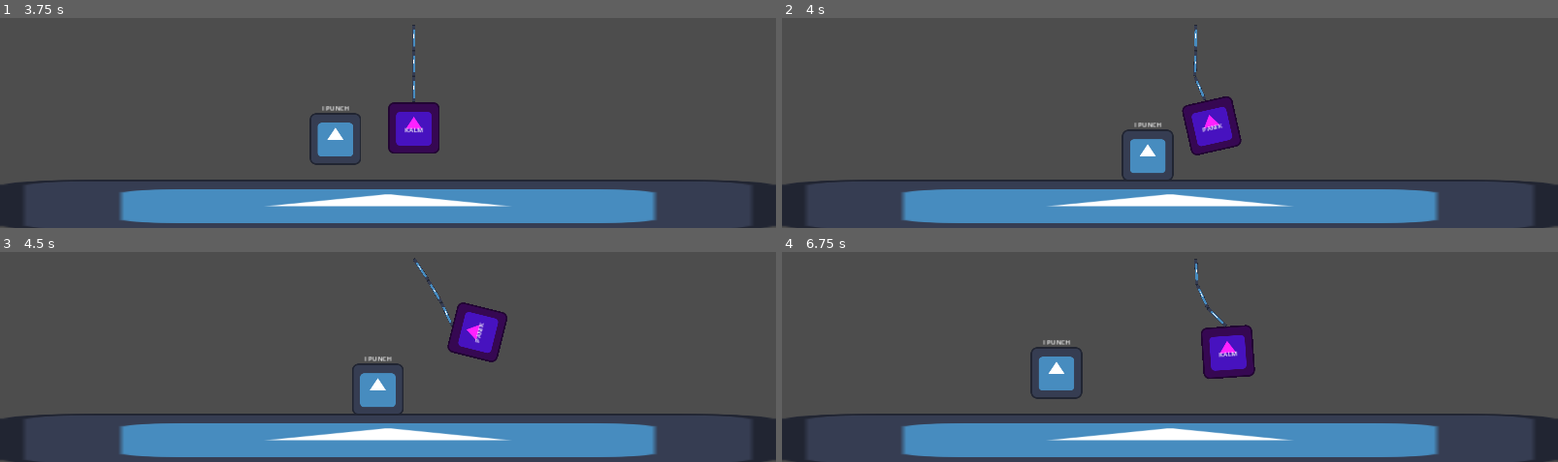
Above: before the commit, frames 1-4 (two rows, left to right).
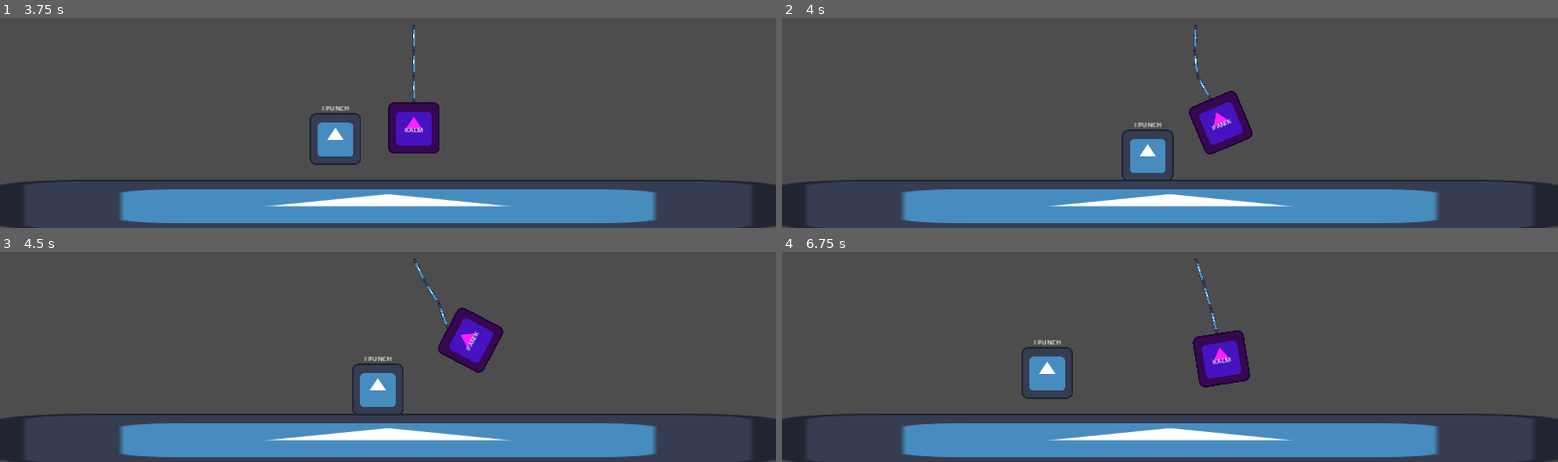
Above: after the commit, the same moments.

Repository: ivanbalhawan/punching-bag
Game: Godot game, scene res://room.tscn
The game is run twice, just before and just after one commit, with the same random seed, the same clock (stepped at 60 frames per second) and the same inputs. The project has no main scene, so this scene is started directly. The engine's default icon, where the game draws it, is replaced by a stand-in: a white triangle on a blue panel in a dark square.
Inputs:
- Up to frame 1 (3.75 s): tap Enter (punch) at 0.5, 0.6, 1.35, 2.1, 2.85, 3.6 s; hold D (move_right) 0.53-2.03 s; tap Space (jump) at 0.77, 1.52, 3.02 s; hold A (move_left) 2.03-2.78 s; hold D (move_right) from 2.78 s (still down)
- Up to frame 2 (4 s): keep holding D (move_right); tap Space (jump) at 3.77 s
- Up to frame 3 (4.5 s): release D (move_right) at 4.28 s; hold A (move_left) from 4.28 s (still down); tap Enter (punch) at 4.35 s
- Up to frame 4 (6.75 s): tap Space (jump) at 4.52, 6.02 s; release A (move_left) at 5.03 s; hold D (move_right) 5.03-5.78 s; tap Enter (punch) at 5.1, 5.85, 6.6 s; hold A (move_left) from 5.78 s (still down)

Frame 1 is identical in both runs. In frame 2, 1.4% of the frame differs, in the area x 51-61%, y 5-66%; in frame 3, 1.7%; in frame 4, 2.5%, in the area x 30-61%, y 4-71%.

Commit message:
use custom hitbox and hurtbox nodes

Diff:
--- /dev/null
+++ b/HitBox.gd
@@ -0,0 +1,18 @@
+class_name HitBox
+extends Area2D
+
+
+@export var force: int = 500;
+
+# Called when the node enters the scene tree for the first time.
+func _init():
+    collision_layer = 2;
+    collision_mask = 0;
+
+func _ready():
+    pass
+
+
+# Called every frame. 'delta' is the elapsed time since the previous frame.
+func _process(delta):
+    pass
--- /dev/null
+++ b/HurtBox.gd
@@ -0,0 +1,29 @@
+class_name HurtBox
+extends Area2D
+
+# Called when the node enters the scene tree for the first time.
+func _init():
+    collision_layer = 0;
+    collision_mask = 2;
+
+
+# Called every frame. 'delta' is the elapsed time since the previous frame.
+func _process(delta):
+    pass
+
+func _on_area_entered(hitbox: HitBox):
+    if hitbox == null:
+        return
+    if owner.has_method("take_hit"):
+        var local_position = self.global_position.x
+        var other_position = hitbox.global_position.x
+        var direction = Vector2(1, 0)
+        if local_position > other_position:
+            direction = Vector2(1, 0)
+        else:
+            direction = Vector2(-1, 0)
+        var push_force = hitbox.force * direction
+        owner.take_hit(push_force)
+
+func _ready():
+    self.area_entered.connect(_on_area_entered)
--- a/character/CharacterBody2D.gd
+++ b/character/CharacterBody2D.gd
@@ -7,7 +7,7 @@
 # Get the gravity from the project settings to be synced with RigidBody nodes.
 var gravity = ProjectSettings.get_setting("physics/2d/default_gravity")
 var orientation = 1
-@onready var hitbox = $Hitbox/CollisionShape2D
+@onready var hitbox = $HitBox/CollisionShape2D
 @onready var label = $Label
 @onready var timer = $Timer
 @onready var sprite = $Sprite2D
--- a/character/character.tscn
+++ b/character/character.tscn
@@ -1,13 +1,14 @@
-[gd_scene load_steps=5 format=3 uid="uid://vngkb0wit5bc"]
+[gd_scene load_steps=6 format=3 uid="uid://vngkb0wit5bc"]
 
 [ext_resource type="Script" path="res://character/CharacterBody2D.gd" id="1_yav5t"]
 [ext_resource type="Texture2D" uid="uid://b2bi0rm6kdp8j" path="res://icon.svg" id="2_0wx7t"]
+[ext_resource type="Script" path="res://HitBox.gd" id="3_bksil"]
 
 [sub_resource type="RectangleShape2D" id="RectangleShape2D_f2s3j"]
 size = Vector2(128, 128)
 
-[sub_resource type="RectangleShape2D" id="RectangleShape2D_jken6"]
-size = Vector2(49, 33)
+[sub_resource type="RectangleShape2D" id="RectangleShape2D_hsla0"]
+size = Vector2(96, 32)
 
 [node name="CharacterBody2D" type="CharacterBody2D"]
 script = ExtResource("1_yav5t")
@@ -38,13 +39,14 @@
 wait_time = 0.41
 one_shot = true
 
-[node name="Hitbox" type="Area2D" parent="."]
+[node name="HitBox" type="Area2D" parent="."]
 collision_layer = 2
-collision_mask = 2
+collision_mask = 0
+script = ExtResource("3_bksil")
 
-[node name="CollisionShape2D" type="CollisionShape2D" parent="Hitbox"]
+[node name="CollisionShape2D" type="CollisionShape2D" parent="HitBox"]
 position = Vector2(64, -16)
-shape = SubResource("RectangleShape2D_jken6")
+shape = SubResource("RectangleShape2D_hsla0")
 disabled = true
 
 [connection signal="timeout" from="Timer" to="." method="_on_timer_timeout"]
--- a/punching_bag/punching_bag_body.gd
+++ b/punching_bag/punching_bag_body.gd
@@ -3,39 +3,21 @@
 @onready var label = $Label
 @onready var timer = $Timer
 
+func _on_timer_timeout():
+    label.text = "KALM"
 
 func _ready():
-    pass # Replace with function body.
-
+    get_node("Timer").timeout.connect(_on_timer_timeout)
 
 # Called every frame. 'delta' is the elapsed time since the previous frame.
 func _process(delta):
     pass
 
 
-func _on_timer_timeout():
-    label.text = "KALM"
 
 
-func _on_hurtbox_area_shape_entered(
-    area_rid,
-    area,
-    area_shape_index,
-    local_shape_index,
-):
-    var other_shape_node = area.shape_owner_get_owner(area_shape_index)
-    var local_shape_owner = shape_find_owner(local_shape_index)
-    var local_shape_node = shape_owner_get_owner(local_shape_owner)
-    var local_position_x = local_shape_node.global_position.x
-    var other_position_x = other_shape_node.global_position.x
-    var impulse_vector
-
-    if local_position_x > other_position_x:
-        impulse_vector = Vector2(600, 0)
-    else:
-        impulse_vector = Vector2(-600, 0)
-
+func take_hit(push_force: Vector2):
     label.text = "PANIK"
-    apply_impulse(impulse_vector)
+    apply_impulse(push_force)
     timer.start()
     # var other_shape_owner = area.shape_find_owner(area_shape_index)
--- a/punching_bag/punching_bag_body.tscn
+++ b/punching_bag/punching_bag_body.tscn
@@ -1,13 +1,17 @@
-[gd_scene load_steps=5 format=3 uid="uid://x2p5sdl0134u"]
+[gd_scene load_steps=7 format=3 uid="uid://x2p5sdl0134u"]
 
 [ext_resource type="Script" path="res://punching_bag/punching_bag_body.gd" id="1_e2qm2"]
 [ext_resource type="Texture2D" uid="uid://b2bi0rm6kdp8j" path="res://icon.svg" id="1_t5p73"]
+[ext_resource type="Script" path="res://HurtBox.gd" id="3_bbor4"]
 
 [sub_resource type="PhysicsMaterial" id="PhysicsMaterial_qqejd"]
 friction = 0.4
 bounce = 0.55
 
 [sub_resource type="RectangleShape2D" id="RectangleShape2D_ny6mk"]
+size = Vector2(128, 128)
+
+[sub_resource type="RectangleShape2D" id="RectangleShape2D_p8ici"]
 size = Vector2(128, 128)
 
 [node name="punching_bag_body" type="RigidBody2D"]
@@ -35,13 +39,8 @@
 [node name="Timer" type="Timer" parent="."]
 one_shot = true
 
-[node name="Hurtbox" type="Area2D" parent="."]
-collision_layer = 2
-collision_mask = 2
+[node name="HurtBox" type="Area2D" parent="."]
+script = ExtResource("3_bbor4")
 
-[node name="CollisionShape2D" type="CollisionShape2D" parent="Hurtbox"]
-shape = SubResource("RectangleShape2D_ny6mk")
-
-[connection signal="timeout" from="Timer" to="." method="_on_timer_timeout"]
-[connection signal="area_entered" from="Hurtbox" to="." method="_on_hurtbox_area_entered"]
-[connection signal="area_shape_entered" from="Hurtbox" to="." method="_on_hurtbox_area_shape_entered"]
+[node name="CollisionShape2D" type="CollisionShape2D" parent="HurtBox"]
+shape = SubResource("RectangleShape2D_p8ici")
